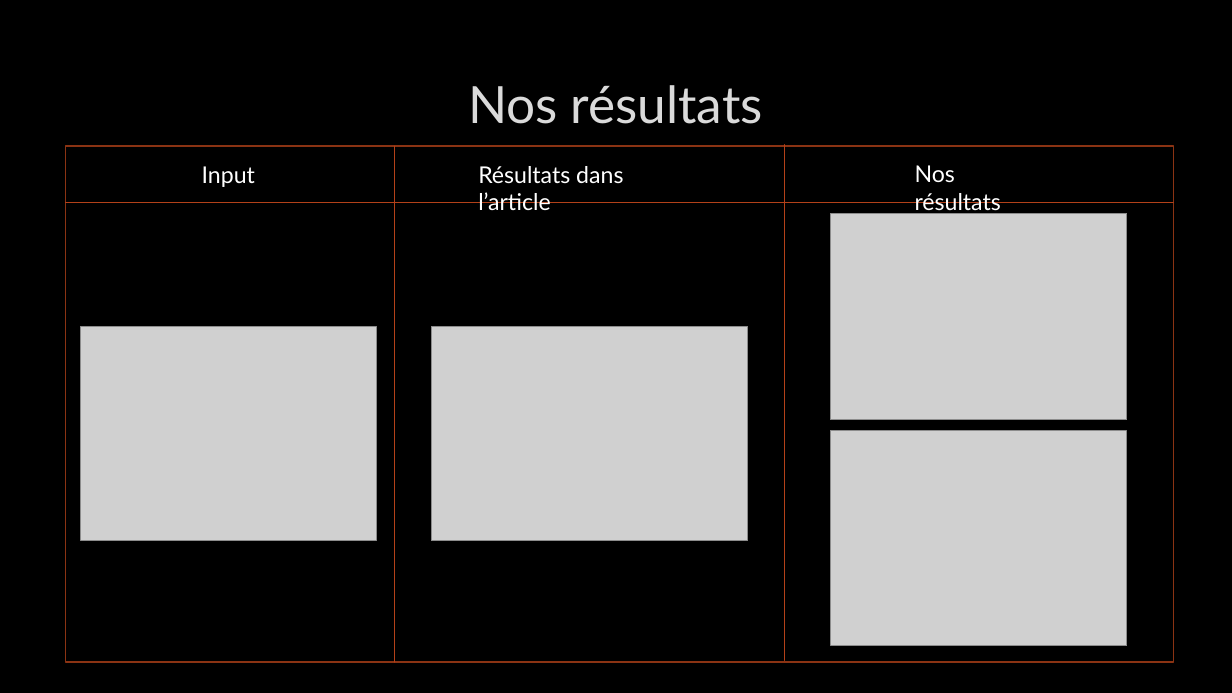
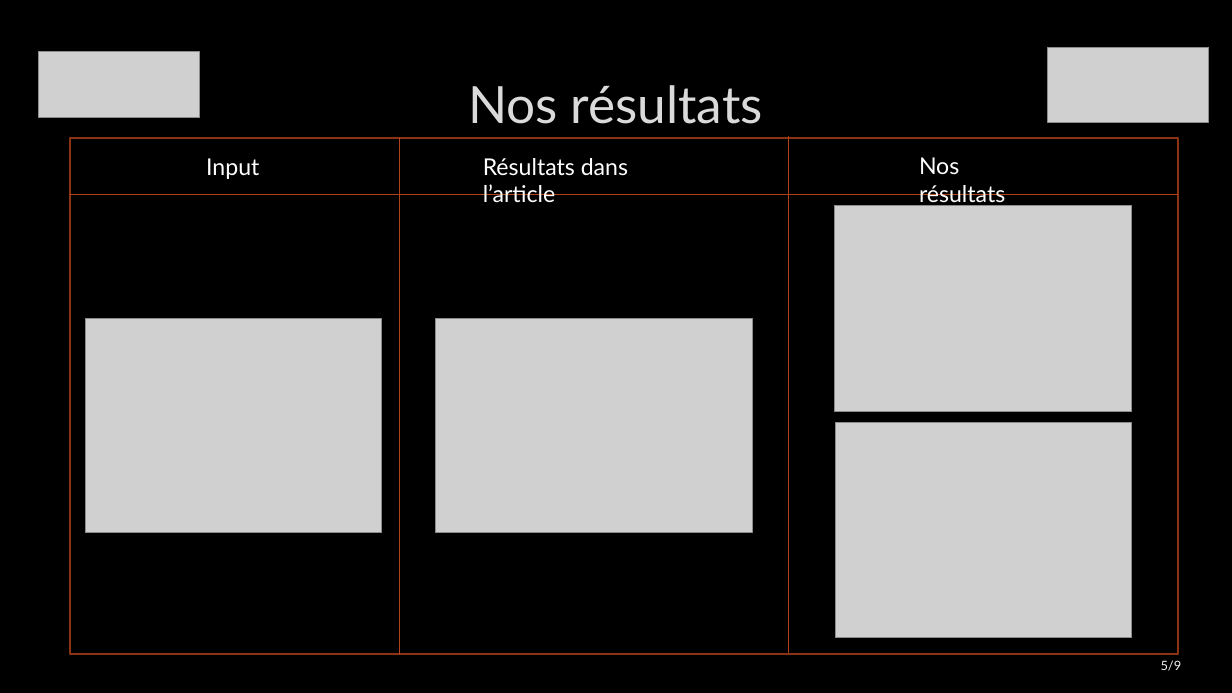
Before and after one commit to IliasMAOUDJ/Agent-Based-Edge-Detection, a slide deck: slide 5 of SMA et Traitement d’images.pptx. Drawn at 1232x693 pixels with LibreOffice and Linux fonts; fonts in the diff are those of the drawing; grey boxes stand for pictures; background and template pictures are left out. Boxes give left, top, right and bottom in pixels: in the first picture for what was removed or moved away, otherwise in the second. Text is boxed around its words. In the diff, an @@ line names an element or a change of style, - is before the commit and + after.

```diff
--- a/SMA et Traitement d’images.pptx
+++ b/SMA et Traitement d’images.pptx
@@ picture added at [39, 52, 200, 118] @@
@@ picture added at [1048, 47, 1209, 122] @@
@@ 2 pictures, 2 lines, 1 text, 1 rectangle: place and size @@
-2 pictures, 2 lines, 1 text, 1 rectangle at [66, 144, 1174, 663]
+2 pictures, 2 lines, 1 text, 1 rectangle at [70, 137, 1178, 654]
@@ 2 pictures, 2 texts, 1 line: place and size @@
-2 pictures, 2 texts, 1 line at [66, 165, 1174, 646]
+2 pictures, 2 texts, 1 line at [70, 157, 1178, 639]
@@ page number added at [1161, 660, 1182, 671], 10 pt, text #F2F2F2 @@
+5/9
```
Also in this commit, not shown: 6 other slides changed, 2 slides added.
